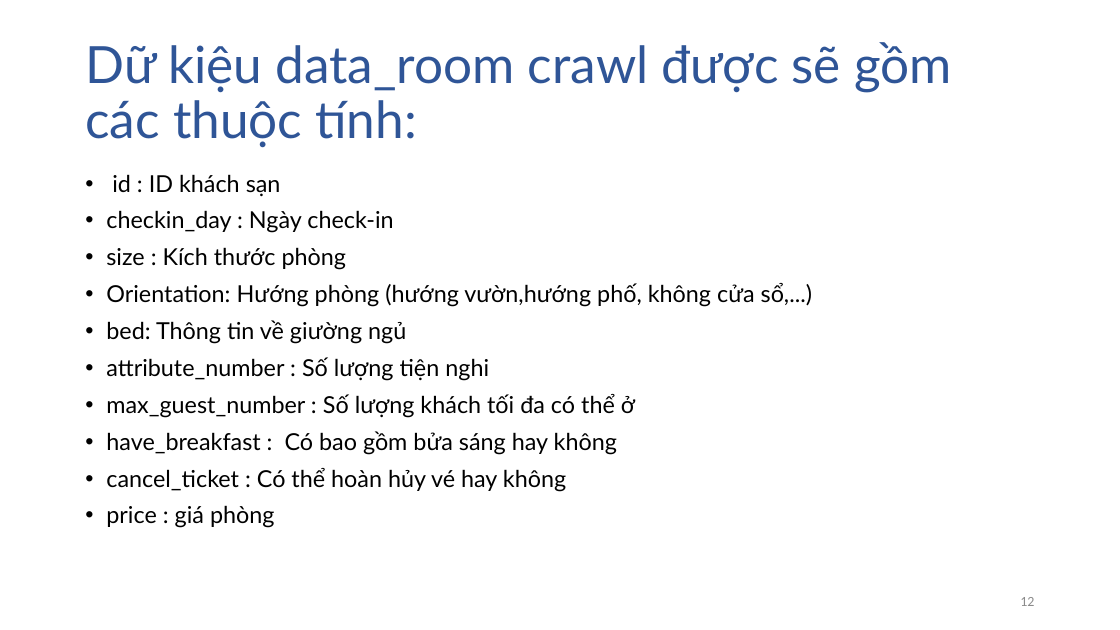
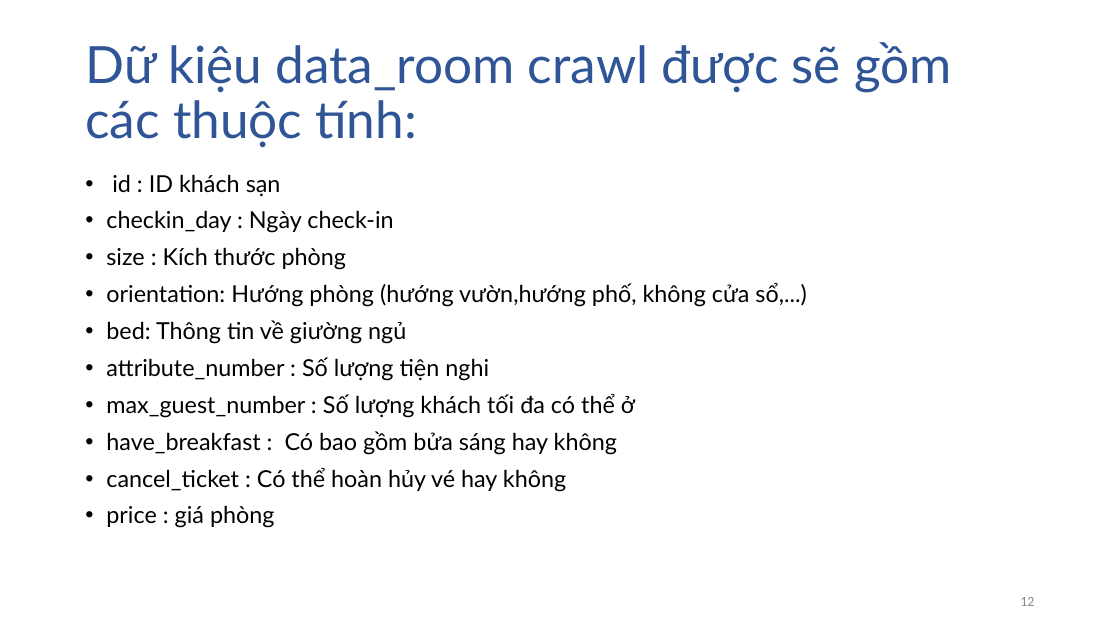
Before and after one commit to dtphat97/DataScienceFinal, a slide deck: slide 12 of Slide.pptx. Drawn at 1120x630 pixels with LibreOffice and Linux fonts; fonts in the diff are those of the drawing. Boxes give left, top, right and bottom in pixels: in the first picture for what was removed or moved away, otherwise in the second. Text is boxed around its words. In the diff, an @@ line names an element or a change of style, - is before the commit and + after.

Commit message:
+ update slide

```diff
--- a/Slide.pptx
+++ b/Slide.pptx
@@ text at box(106, 283, 806, 307): text changed @@
-• Orientation: Hướng phòng (hướng vườn,hướng phố, không cửa sổ,...)
+• orientation: Hướng phòng (hướng vườn,hướng phố, không cửa sổ,...)
```
Also in this commit, not shown: 5 other slides changed, 12 slides added.
